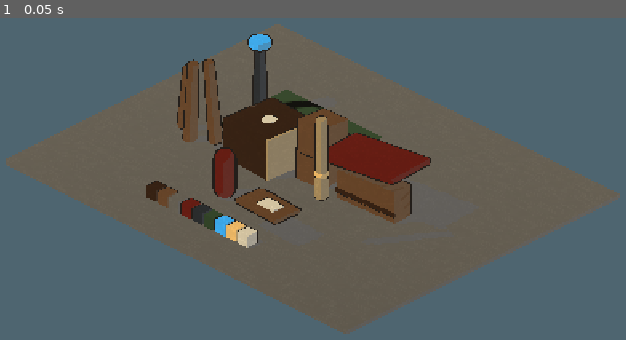
Above: before the commit, frame 1.
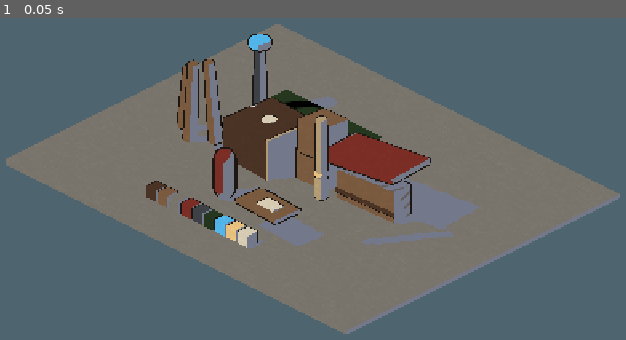
Above: after the commit, the same moment.

Repository: hieuphung41/game-shit
Game: Godot game, scene res://src/lookdev/lookdev.tscn
Two runs of this game, one before a commit and one after it. Both use one fixed random seed, a clock stepped at 60 frames per second and the inputs below. This scene is started directly instead of the project's main scene.
Inputs:
- Up to frame 1 (0.05 s): no input

The runs differ from the first frame. In frame 1, 28% of the frame differs, in the area x 1-100%, y 6-99%.

Commit message:
WIP TASK-20261105-66 (blocked) — not reviewed

Diff:
--- a/game/art/env_default.tres
+++ b/game/art/env_default.tres
@@ -10,7 +10,7 @@
 reflected_light_source = 0
 tonemap_mode = 0
 auto_exposure_enabled = false
-fog_enabled = true
+fog_enabled = false
 fog_light_color = Color(0.847059, 0.803922, 0.705882, 1)
 fog_light_energy = 0.3
 fog_density = 0.0015
--- a/game/art/shaders/toon_matte.gdshader
+++ b/game/art/shaders/toon_matte.gdshader
@@ -2,7 +2,11 @@
 render_mode diffuse_toon, specular_disabled;
 
 uniform vec4 albedo_color : source_color = vec4(0.482353, 0.356863, 0.25098, 1.0);
-uniform vec3 shadow_indigo : source_color = vec3(0.172549, 0.192157, 0.258824);
+// Keep this a vec4 source colour.  In GL Compatibility a vec3 colour parameter
+// is passed as raw linear data, which raises the declared indigo during the
+// final display transfer.  The alpha channel is unused, but vec4 preserves the
+// palette's source-colour conversion just like albedo_color.
+uniform vec4 shadow_indigo : source_color = vec4(0.172549, 0.192157, 0.258824, 1.0);
 uniform bool paper_grain_enabled = true;
 uniform float paper_grain_strength : hint_range(0.0, 0.06) = 0.04;
 uniform float paper_fiber_scale : hint_range(4.0, 28.0) = 14.0;
@@ -68,18 +72,6 @@
 		+ hatch_plane(position.xy, hatch_density) * weights.z;
 }
 
-// Spatial light() receives and writes linear light.  In GL Compatibility the
-// review capture reads that light buffer directly before its display transfer,
-// so encode the final printed ink here.  This keeps the PNG (and therefore the
-// phone review) at the palette's declared sRGB colour instead of a dark linear
-// interpretation of it.  This is deliberately applied after the two tone and
-// hatch choices: both lit faces and indigo shadows remain flat printed inks.
-vec3 linear_to_srgb(vec3 linear_colour) {
-	vec3 low = linear_colour * 12.92;
-	vec3 high = vec3(1.055) * pow(max(linear_colour, vec3(0.0)), vec3(1.0 / 2.4)) - vec3(0.055);
-	return mix(low, high, step(vec3(0.0031308), linear_colour));
-}
-
 void vertex() {
 	world_position = (MODEL_MATRIX * vec4(VERTEX, 1.0)).xyz;
 	world_normal = normalize(MODEL_NORMAL_MATRIX * NORMAL);
@@ -93,14 +85,15 @@
 }
 
 void light() {
-	// Printed colour is the palette colour itself. The directional light supplies
-	// only a stable direction and shadow map: multiplying by its lamp tint would
-	// turn wood orange and stone sandy. ATTENUATION carries the directional
-	// shadow result on GL Compatibility; the normal test keeps the edge hard.
+	// Godot combines DIFFUSE_LIGHT with ALBEDO after light().  A lit face therefore
+	// needs a unit multiplier, not its albedo a second time.  The directional
+	// light supplies only a stable direction and shadow map: its tint and energy
+	// must not recolour printed palette ink.
 	float faces_light = step(0.20, dot(normalize(NORMAL), normalize(LIGHT)));
 	float receives_light = step(0.01, ATTENUATION);
 	float lit = faces_light * receives_light;
 	float shadow_hatch = hatch_mark * (1.0 - lit) * hatch_strength;
-	vec3 shadow_colour = mix(shadow_indigo, hatch_gouge_colour, shadow_hatch);
-	DIFFUSE_LIGHT += linear_to_srgb(mix(shadow_colour, ALBEDO, lit));
+	vec3 shadow_colour = mix(shadow_indigo.rgb, hatch_gouge_colour, shadow_hatch);
+	vec3 shadow_multiplier = shadow_colour / max(ALBEDO, vec3(0.02));
+	DIFFUSE_LIGHT += mix(shadow_multiplier, vec3(1.0), lit);
 }
--- a/game/src/lookdev/lookdev.gd
+++ b/game/src/lookdev/lookdev.gd
@@ -4,6 +4,8 @@
 const PHONE_WIDTH := 640
 const PHONE_HEIGHT := 360
 const PROBE_GROUP := &"lookdev_probe"
+const PROBE_SURFACE_OFFSET := 0.04
+const TRIANGLE_EPSILON := 0.00001
 
 @onready var detail_camera: Camera3D = $DetailCamera3D
 @onready var world_environment: WorldEnvironment = $WorldEnvironment
@@ -68,28 +70,28 @@
 		push_error("Look-dev probe needs the game camera")
 		return ERR_CANT_ACQUIRE_RESOURCE
 	var samples: Array[Dictionary] = []
-	var failed_projection := false
 	for node: Node in get_tree().get_nodes_in_group(PROBE_GROUP):
 		var point := node as Marker3D
 		if point == null:
 			continue
 		var screen := camera.unproject_position(point.global_position)
-		var valid := not camera.is_position_behind(point.global_position)
-		valid = valid and screen.x >= 1.0 and screen.x < image.get_width() - 1.0
-		valid = valid and screen.y >= 1.0 and screen.y < image.get_height() - 1.0
+		var projected := not camera.is_position_behind(point.global_position)
+		projected = projected and screen.x >= 1.0 and screen.x < image.get_width() - 1.0
+		projected = projected and screen.y >= 1.0 and screen.y < image.get_height() - 1.0
+		var visible_surface := _probe_surface_is_visible(camera, point) if projected else false
+		var valid := projected and visible_surface
 		var measured := Color.BLACK
 		if valid:
 			measured = _sample_pixel_cross(image, Vector2i(roundi(screen.x), roundi(screen.y)))
-		else:
-			failed_projection = true
 		samples.append({
 			"name": point.name,
 			"role": str(point.get_meta("role", "unknown")),
-			"expected": str(point.get_meta("expected_hex", "")),
+			"expected": _expected_probe_hex(point),
 			"tolerance": float(point.get_meta("tolerance", 0.0)),
 			"pixel": {"x": roundi(screen.x), "y": roundi(screen.y)},
 			"measured": "#%s" % measured.to_html(false).to_upper(),
-			"projected": valid,
+			"projected": projected,
+			"occluded": projected and not visible_surface,
 		})
 	var payload := {"camera": camera.name, "samples": samples}
 	var output := FileAccess.open(capture_directory.path_join("probe-raw.json"), FileAccess.WRITE)
@@ -98,7 +100,78 @@
 		return ERR_CANT_CREATE
 	output.store_string(JSON.stringify(payload, "\t"))
 	output.close()
-	return ERR_CANT_ACQUIRE_RESOURCE if failed_projection else OK
+	# Keep capture generation successful here. lookdev_probe.py consumes the raw
+	# record, prints `occluded`, and owns the non-zero verification result.
+	return OK
+
+
+func _expected_probe_hex(point: Marker3D) -> String:
+	var declared := str(point.get_meta("expected_hex", ""))
+	if not declared.is_empty():
+		return declared
+	var surface := get_node_or_null(NodePath(str(point.get_meta("surface_path", "")))) as MeshInstance3D
+	var material := surface.material_override as ShaderMaterial if surface != null else null
+	if material == null:
+		return ""
+	var shadow_colour := material.get_shader_parameter("shadow_indigo") as Color
+	return "#%s" % shadow_colour.to_html(false).to_upper()
+
+
+func _probe_surface_is_visible(camera: Camera3D, point: Marker3D) -> bool:
+	if str(point.get_meta("role", "")) == "background":
+		return true
+	var expected_path := NodePath(str(point.get_meta("surface_path", "")))
+	var expected_surface := get_node_or_null(expected_path) as MeshInstance3D
+	if expected_surface == null:
+		return false
+	var ray := point.global_position - camera.global_position
+	var ray_length := ray.length()
+	if ray_length <= TRIANGLE_EPSILON:
+		return false
+	var hit_surface := _first_mesh_on_camera_ray(camera.global_position, ray / ray_length, ray_length + PROBE_SURFACE_OFFSET)
+	return hit_surface == expected_surface
+
+
+func _first_mesh_on_camera_ray(origin: Vector3, direction: Vector3, maximum_distance: float) -> MeshInstance3D:
+	var closest_surface: MeshInstance3D = null
+	var closest_distance := maximum_distance
+	for node: Node in find_children("*", "MeshInstance3D", true, false):
+		var surface := node as MeshInstance3D
+		if surface == null or surface.mesh == null:
+			continue
+		var faces := surface.mesh.get_faces()
+		for index: int in range(0, faces.size(), 3):
+			var distance := _ray_triangle_distance(
+				origin,
+				direction,
+				surface.global_transform * faces[index],
+				surface.global_transform * faces[index + 1],
+				surface.global_transform * faces[index + 2]
+			)
+			if distance >= 0.0 and distance < closest_distance:
+				closest_distance = distance
+				closest_surface = surface
+	return closest_surface
+
+
+func _ray_triangle_distance(origin: Vector3, direction: Vector3, first: Vector3, second: Vector3, third: Vector3) -> float:
+	var edge_a := second - first
+	var edge_b := third - first
+	var perpendicular := direction.cross(edge_b)
+	var determinant := edge_a.dot(perpendicular)
+	if absf(determinant) <= TRIANGLE_EPSILON:
+		return -1.0
+	var inverse_determinant := 1.0 / determinant
+	var from_first := origin - first
+	var u := from_first.dot(perpendicular) * inverse_determinant
+	if u < 0.0 or u > 1.0:
+		return -1.0
+	var cross_edge := from_first.cross(edge_a)
+	var v := direction.dot(cross_edge) * inverse_determinant
+	if v < 0.0 or u + v > 1.0:
+		return -1.0
+	var distance := edge_b.dot(cross_edge) * inverse_determinant
+	return distance if distance >= TRIANGLE_EPSILON else -1.0
 
 
 func _sample_pixel_cross(image: Image, center: Vector2i) -> Color:
--- a/game/src/lookdev/lookdev.tscn
+++ b/game/src/lookdev/lookdev.tscn
@@ -462,33 +462,38 @@
 metadata/expected_hex = "#7B5B40"
 metadata/tolerance = 10.0
 metadata/role = "lit_palette"
+metadata/surface_path = "PaletteStrip/Wood"
 
 [node name="ProbeWoodDark" type="Marker3D" parent="." groups=["lookdev_probe"]]
 position = Vector3(-2.5, 0.435, 2.75)
 metadata/expected_hex = "#4A3426"
 metadata/tolerance = 10.0
 metadata/role = "lit_palette"
+metadata/surface_path = "PaletteStrip/WoodDark"
 
 [node name="ProbeStone" type="Marker3D" parent="." groups=["lookdev_probe"]]
 position = Vector3(-1.5, 0.435, 2.75)
 metadata/expected_hex = "#7A756C"
 metadata/tolerance = 10.0
 metadata/role = "lit_palette"
+metadata/surface_path = "PaletteStrip/Stone"
 
 [node name="ProbeCanvas" type="Marker3D" parent="." groups=["lookdev_probe"]]
 position = Vector3(-1, 0.435, 2.75)
 metadata/expected_hex = "#7B2F27"
 metadata/tolerance = 10.0
 metadata/role = "lit_palette"
+metadata/surface_path = "PaletteStrip/Canvas"
 
 [node name="ProbePaper" type="Marker3D" parent="." groups=["lookdev_probe"]]
 position = Vector3(1.5, 0.435, 2.75)
 metadata/expected_hex = "#D8CDB4"
 metadata/tolerance = 10.0
 metadata/role = "lit_palette"
+metadata/surface_path = "PaletteStrip/Paper"
 
 [node name="ProbeFloorShadow" type="Marker3D" parent="." groups=["lookdev_probe"]]
-position = Vector3(-0.6, 0.005, -3.2)
-metadata/expected_hex = "#2C3142"
+position = Vector3(4.85, 0.005, -3.5)
 metadata/tolerance = 12.0
-metadata/role = "shadow_indigo"
+metadata/role = "shadow_shader"
+metadata/surface_path = "Floor"
--- a/game/tests/unit/test_art_library.gd
+++ b/game/tests/unit/test_art_library.gd
@@ -61,7 +61,9 @@
 	t.ok("hatch_enabled" in code and "hatch_density" in code and "hatch_line_width" in code and "hatch_gouge_colour" in code, "hatch can be enabled, coloured, and tuned per material")
 	t.ok("along * 0.82" in code, "hatch uses long broken gouge segments instead of grain-sized dashes")
 	t.ok("(1.0 - lit)" in code, "hatch is limited to the shadow band")
-	t.ok("linear_to_srgb(mix(shadow_colour, ALBEDO, lit))" in code, "GL Compatibility capture encodes lit palette ink and indigo shadows")
+	t.ok("uniform vec4 shadow_indigo : source_color" in code, "shadow indigo keeps Godot source-colour conversion in GL Compatibility")
+	t.ok("DIFFUSE_LIGHT += mix(shadow_multiplier, vec3(1.0), lit);" in code, "GL Compatibility keeps lit palette ink at a unit albedo multiplier")
+	t.ok("shadow_colour / max(ALBEDO, vec3(0.02))" in code, "shadow multiplier resolves to the shader's indigo or gouge ink")
 	t.ok("ALBEDO * LIGHT_COLOR" not in code, "directional lamp colour cannot recolour printed palette ink")
 	var outline_shader := load("res://art/shaders/ink_outline.gdshader") as Shader
 	if outline_shader != null:
@@ -78,7 +80,7 @@
 	t.eq(environment.background_energy_multiplier, 1.0, "background renders at its declared palette value")
 	t.eq(environment.ambient_light_energy, 0.0, "ambient light cannot wash printed palette ink")
 	t.eq(environment.fog_sky_affect, 0.0, "paper fog cannot cover the declared background")
-	t.ok(environment.fog_enabled and environment.fog_light_energy > 0.0, "paper fog remains enabled for depth separation")
+	t.eq(environment.fog_enabled, false, "GL Compatibility fog stays off so it cannot replace the palette background with black")
 	var lookdev_script := load("res://src/lookdev/lookdev.gd") as Script
 	if lookdev_script != null:
 		t.ok("RenderingServer.set_default_clear_color(world_environment.environment.background_color)" in lookdev_script.source_code, "GL Compatibility clear colour is read from env_default")
@@ -107,12 +109,25 @@
 		{"name": "ProbeStone", "hex": "#7A756C"},
 		{"name": "ProbeCanvas", "hex": "#7B2F27"},
 		{"name": "ProbePaper", "hex": "#D8CDB4"},
-		{"name": "ProbeFloorShadow", "hex": "#2C3142"},
 	]:
 		var probe := lookdev.get_node_or_null(str(expected_probe["name"])) as Marker3D
 		if not t.ok(probe != null, "%s exists" % expected_probe["name"]):
 			continue
 		t.eq(probe.get_meta("expected_hex"), expected_probe["hex"], "%s locks its palette expectation" % expected_probe["name"])
+	var shadow_probe := lookdev.get_node_or_null("ProbeFloorShadow") as Marker3D
+	if shadow_probe != null:
+		t.eq(shadow_probe.get_meta("surface_path"), "Floor", "floor-shadow probe targets the visible floor rather than a roof")
+		t.eq(str(shadow_probe.get_meta("expected_hex", "")), "", "floor-shadow expectation comes from its shader parameters")
+		t.eq(shadow_probe.position, Vector3(4.85, 0.005, -3.5), "floor-shadow probe sits in the visible tax-stall cast shadow, outside the roof silhouette")
+	if camera != null:
+		for probe_name: String in ["ProbeBackground", "ProbeWood", "ProbeWoodDark", "ProbeStone", "ProbeCanvas", "ProbePaper", "ProbeFloorShadow"]:
+			var projected_probe := lookdev.get_node_or_null(probe_name) as Marker3D
+			if projected_probe != null:
+				t.ok(lookdev._probe_surface_is_visible(camera, projected_probe), "%s is not occluded before its intended sample surface" % probe_name)
+	var lookdev_script := load("res://src/lookdev/lookdev.gd") as Script
+	if lookdev_script != null:
+		t.ok("_first_mesh_on_camera_ray" in lookdev_script.source_code, "probe ray-checks the first visible mesh")
+		t.ok("\"occluded\": projected and not visible_surface" in lookdev_script.source_code, "occluded probe points are recorded for the verification gate")
 	lookdev.queue_free()
 	await t.tree.process_frame
 	return true
Not shown, changed: docs/art/lookdev.md
